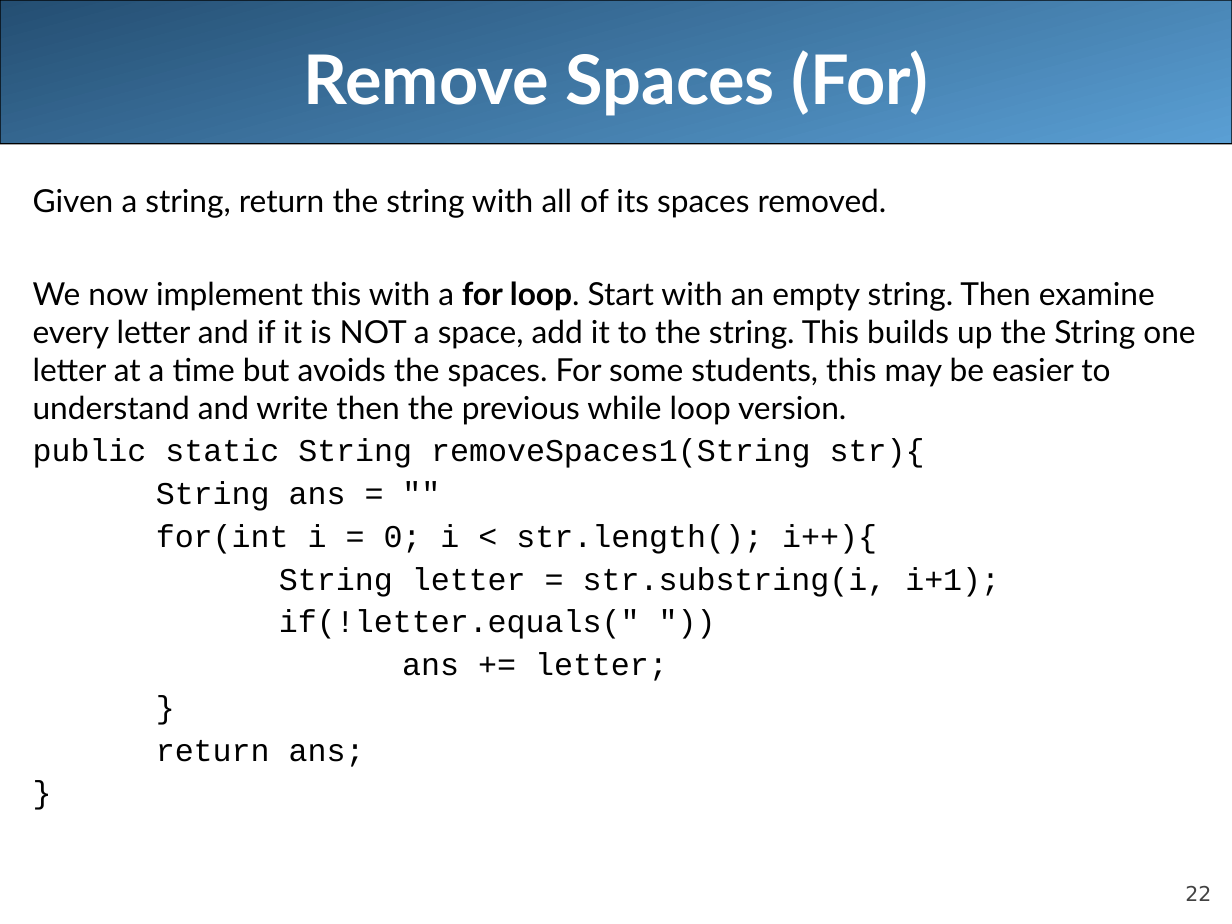
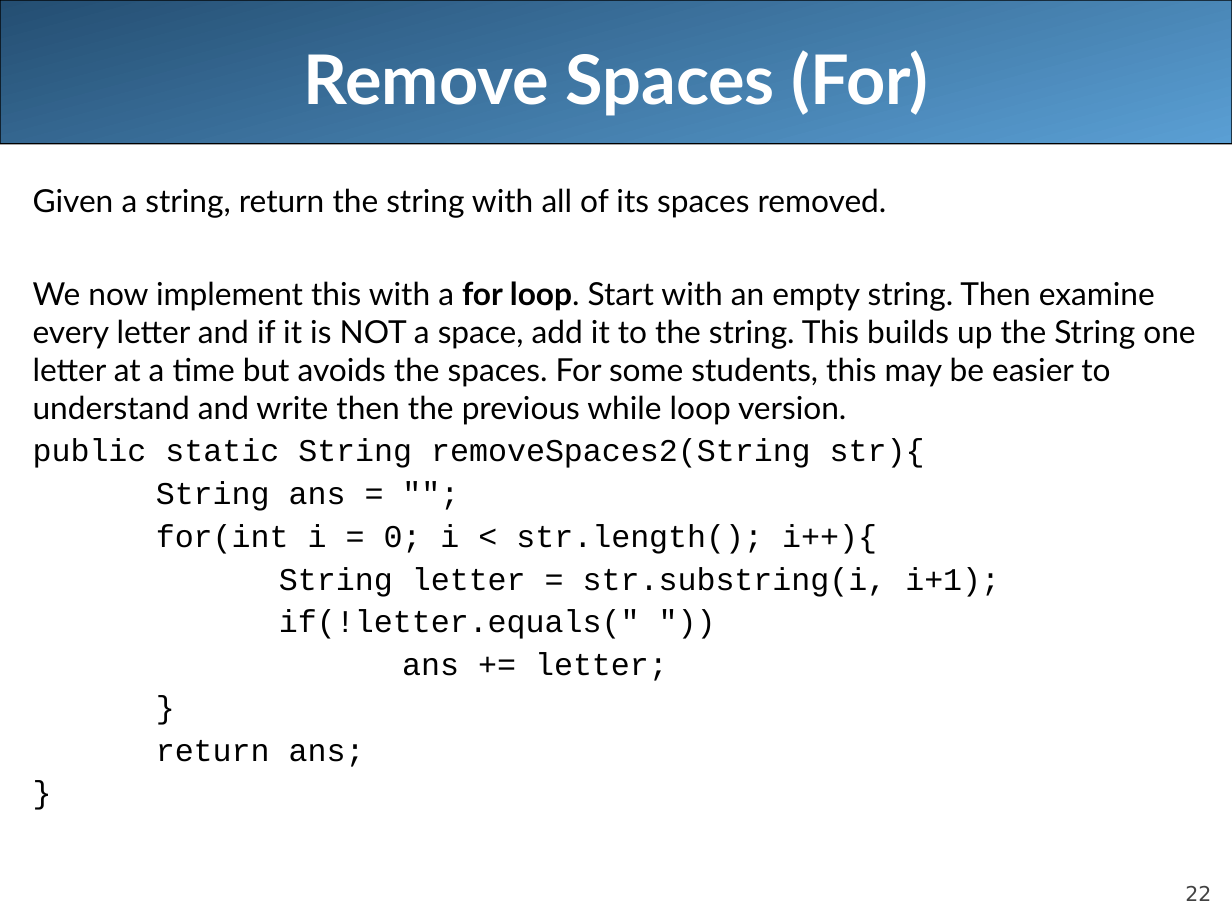
Before and after one commit to LongBaoNguyen/longbaonguyen.github.io, a slide deck: slide 22 of courses/apcsa/lecture11.ppt. Drawn at 1232x924 pixels with LibreOffice and Linux fonts; fonts in the diff are those of the drawing. Boxes give left, top, right and bottom in pixels: in the first picture for what was removed or moved away, otherwise in the second. Text is boxed around its words. In the diff, an @@ line names an element or a change of style, - is before the commit and + after.

```diff
--- a/courses/apcsa/lecture11.ppt
+++ b/courses/apcsa/lecture11.ppt
@@ text at <box>33,438,925,511</box>: text changed @@
-public static String removeSpaces1(String str){
-String ans = ""
+public static String removeSpaces2(String str){
+String ans = "";
```
Also in this commit, not shown: 5 other files.
